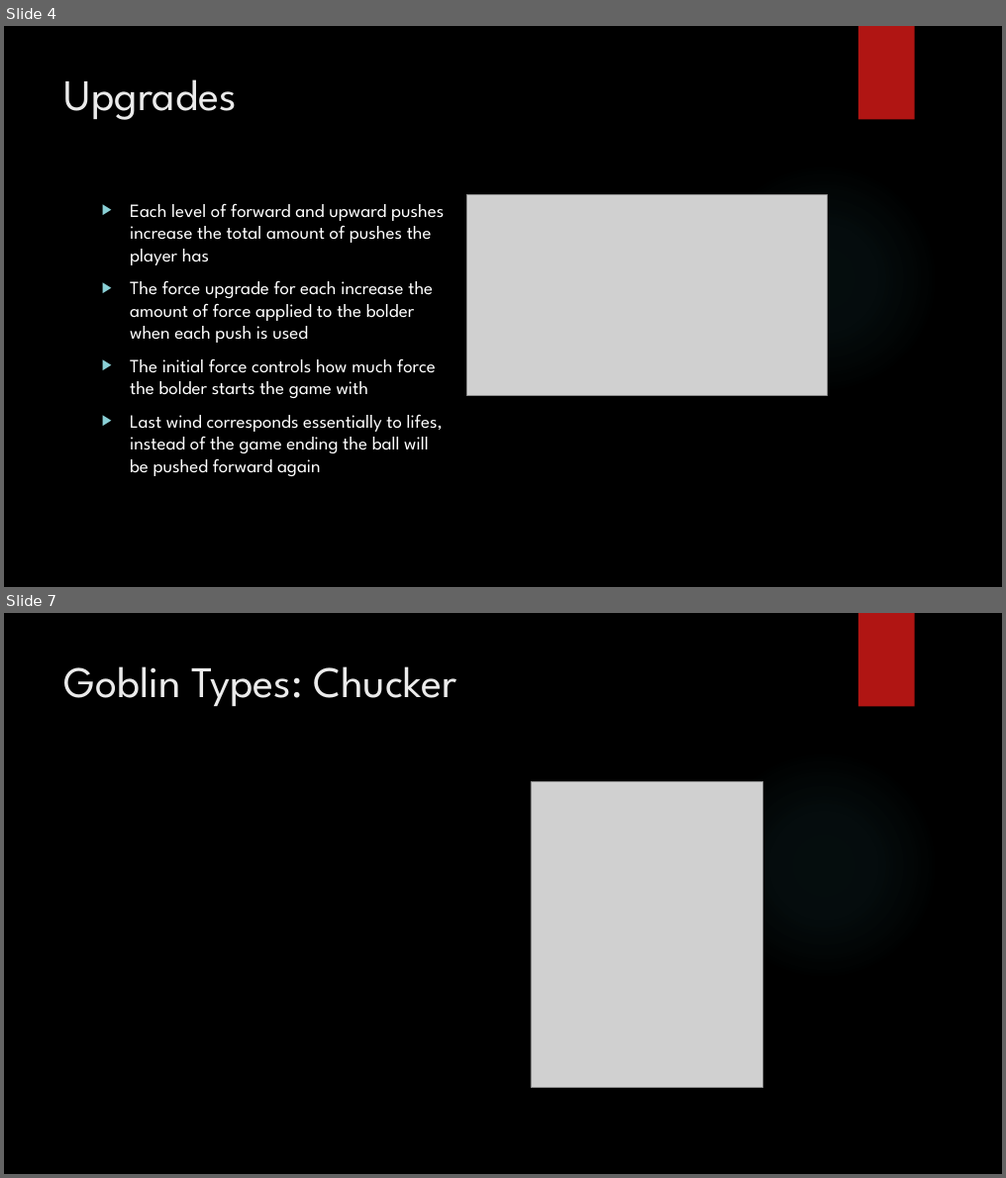
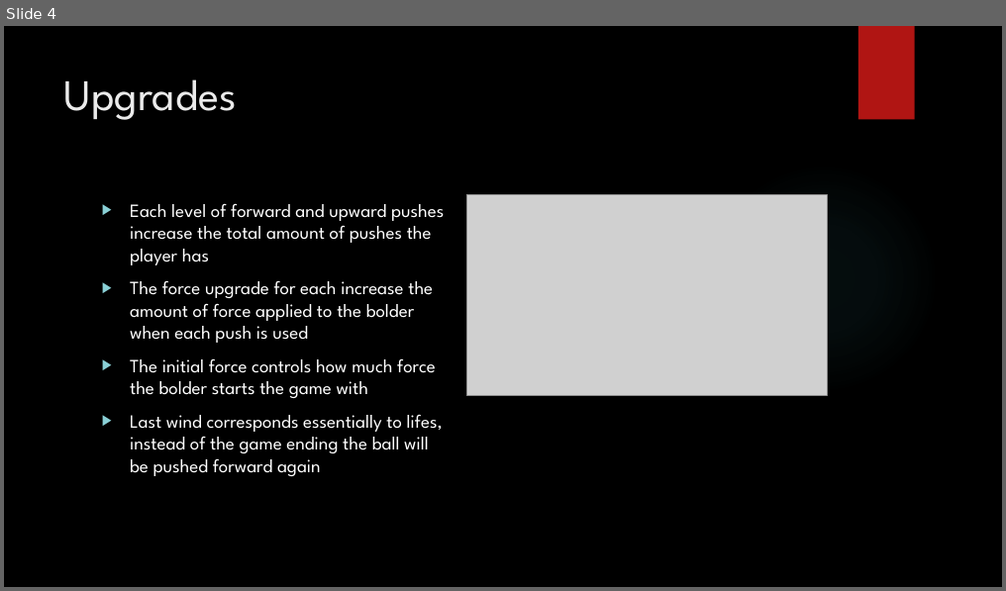
Before and after one commit to SEMO-dank-memers/FinalProject, a slide deck: Presentation.pptx. Shown one above the other, each under a label of ours: slides 4 and 7 before the commit, slide 4 after it; the slides between them are not shown. The pictures are 1006x1178 and 1006x591 pixels, drawn with LibreOffice and Linux fonts; fonts in the diff are those of the drawing; grey boxes stand for pictures; background and template pictures are left out. Boxes give left, top, right and bottom in pixels: in the first picture for what was removed or moved away, otherwise in the second. Text is boxed around its words. In the diff, an @@ line names an element or a change of style, - is before the commit and + after.

```diff
--- a/Presentation.pptx
+++ b/Presentation.pptx
@@ slide 7 removed at (4, 613, 1002, 1174), background picture (left out); not listed: 2 template elements that a slide beside it also shows @@
@@ title removed at (64, 666, 457, 706) @@
-Goblin Types: Chucker
@@ picture removed at (531, 781, 763, 1087) @@
```
Also in this commit, not shown: 5 slides changed, 3 other files.
